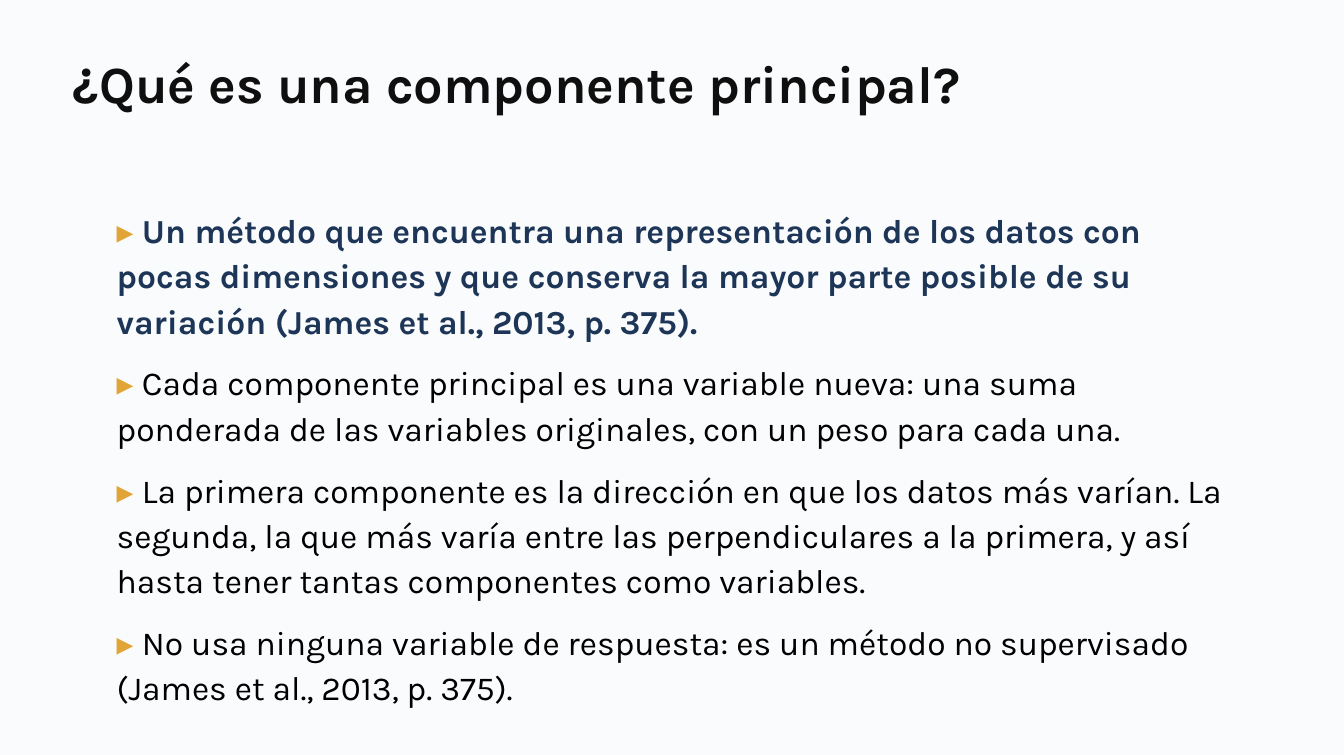
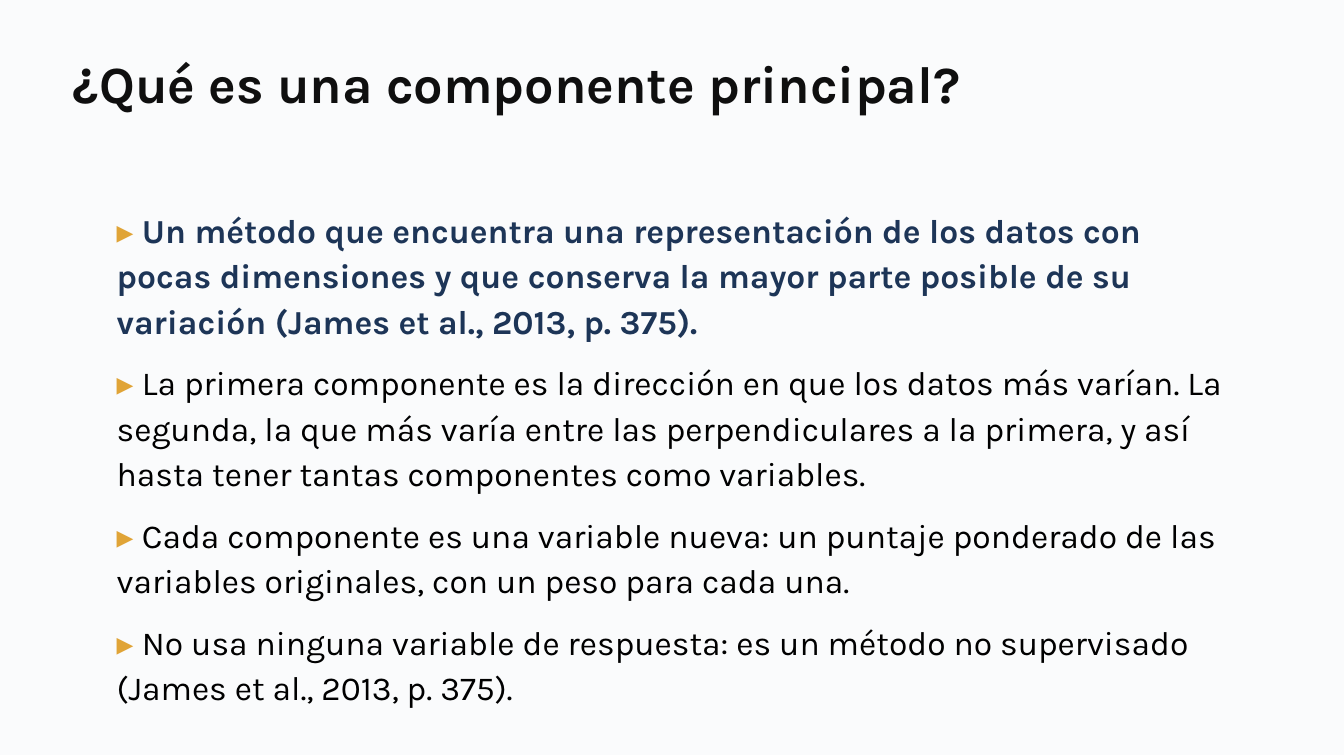
Before and after one commit to daniopitz/diplomado-cdd, a slide deck: slide 9 of presentaciones/clase08_componentes_principales.pptx. Drawn at 1344x755 pixels with LibreOffice and Linux fonts; fonts in the diff are those of the drawing. Boxes give left, top, right and bottom in pixels: in the first picture for what was removed or moved away, otherwise in the second. Text is boxed around its words. In the diff, an @@ line names an element or a change of style, - is before the commit and + after.

```diff
--- a/presentaciones/clase08_componentes_principales.pptx
+++ b/presentaciones/clase08_componentes_principales.pptx
@@ text at (117, 372, 1120, 449): paragraph removed @@
-▸ Cada componente principal es una variable nueva: una suma ponderada de las variables originales, con un peso para cada una.
@@ text at (117, 525, 1216, 602): paragraph added @@
+▸ Cada componente es una variable nueva: un puntaje ponderado de las variables originales, con un peso para cada una.
```
Also in this commit, not shown: 1 other slide changed, 4 slides added, 1 slide removed, 3 other files.
